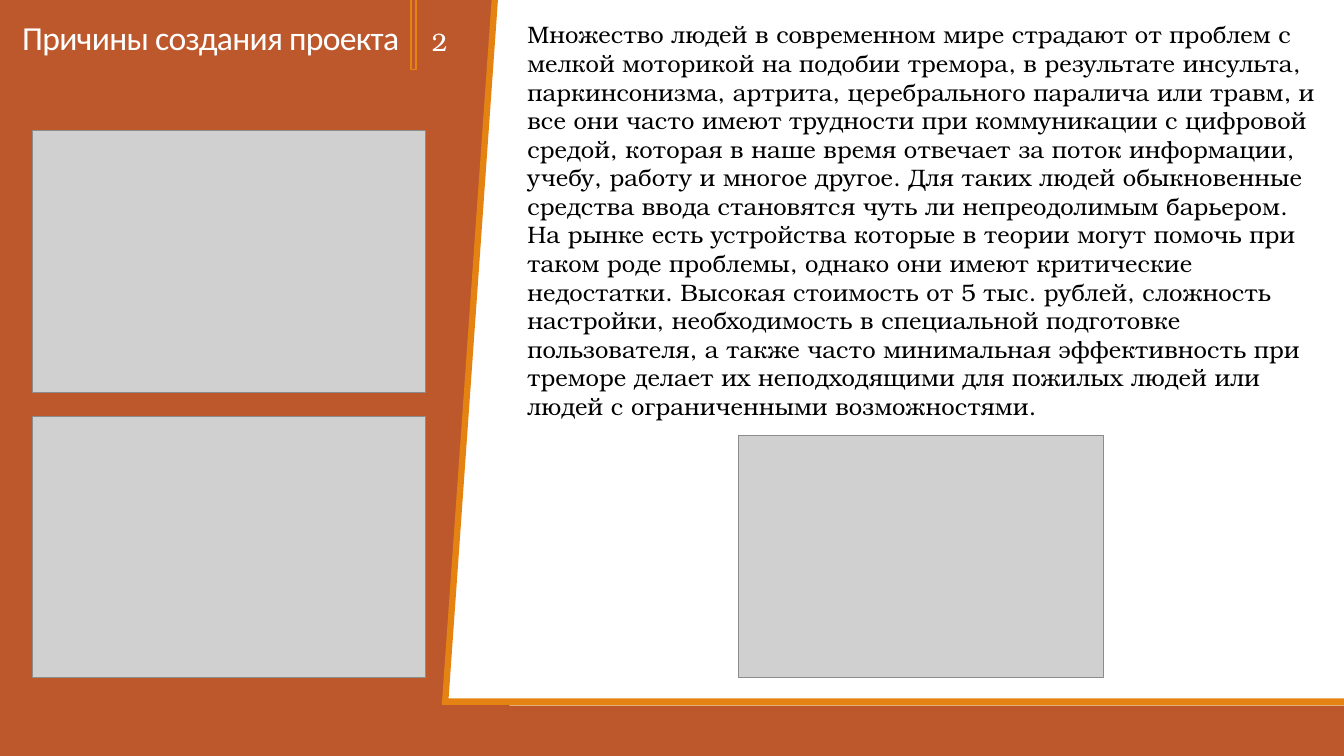
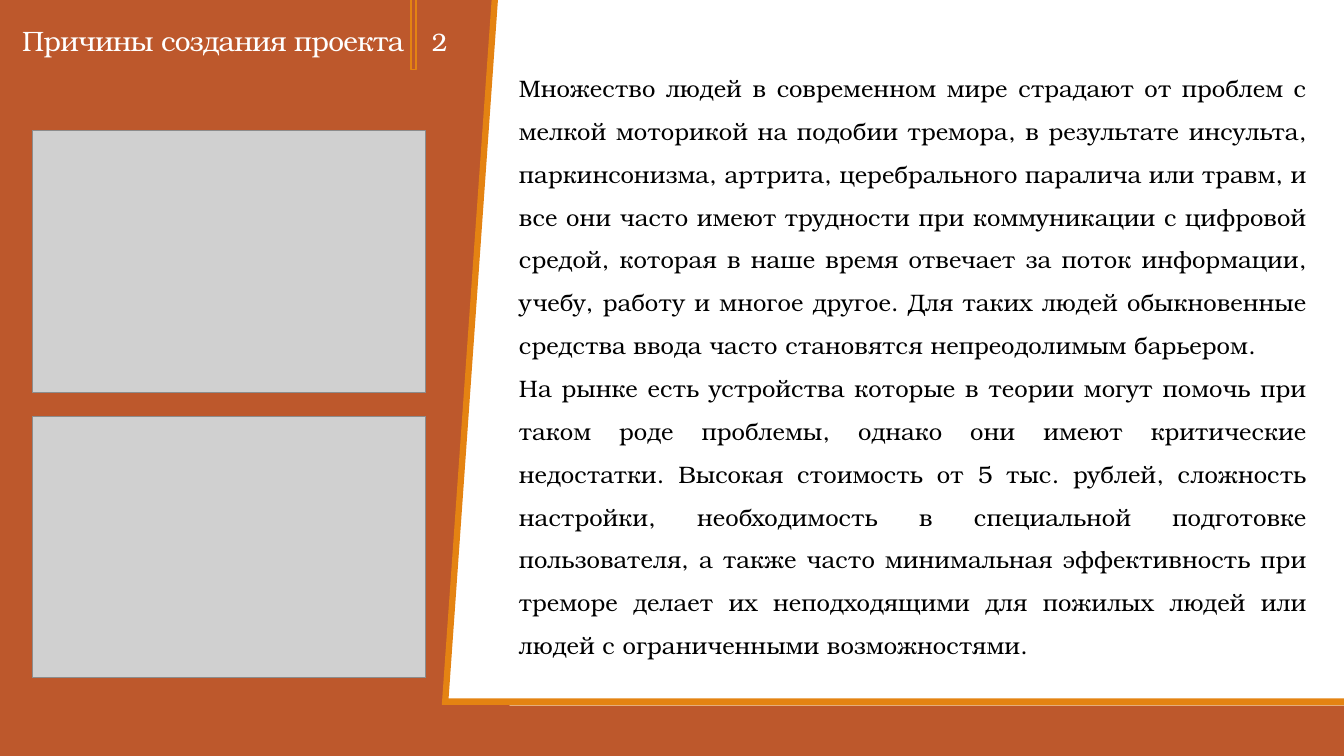
Before and after one commit to Zerocummer/Mmm-Yummers, a slide deck: slide 2 of Мышка для людей с ОВЗ/Документы/Презентация о манипуляторе.pptx. Drawn at 1344x756 pixels with LibreOffice and Linux fonts; fonts in the diff are those of the drawing; grey boxes stand for pictures. Boxes give left, top, right and bottom in pixels: in the first picture for what was removed or moved away, otherwise in the second. Text is boxed around its words. In the diff, an @@ line names an element or a change of style, - is before the commit and + after.

```diff
--- a/Мышка для людей с ОВЗ/Документы/Презентация о манипуляторе.pptx
+++ b/Мышка для людей с ОВЗ/Документы/Презентация о манипуляторе.pptx
@@ title "Причины создания проекта" at bbox=[22, 32, 404, 58]: size 24 to 20 pt, font Calibri to TeX Gyre Bonum @@
@@ text "Множество людей в современном мире ...": place and size @@
-text "Множество людей в современном мире ..." at bbox=[527, 26, 1315, 421]
+text "Множество людей в современном мире ..." at bbox=[519, 79, 1307, 660]
@@ text at bbox=[519, 79, 1307, 360]: text changed @@
-Множество людей в современном мире страдают от проблем с мелкой моторикой на подобии тремора, в результате инсульта, паркинсонизма, артрита, церебрального паралича или травм, и все они часто имеют трудности при коммуникации с цифровой средой, которая в наше время отвечает за поток информации, учебу, работу и многое другое. Для таких людей обыкновенные средства ввода становятся чуть ли непреодолимым барьером.
+Множество людей в современном мире страдают от проблем с мелкой моторикой на подобии тремора, в результате инсульта, паркинсонизма, артрита, церебрального паралича или травм, и все они часто имеют трудности при коммуникации с цифровой средой, которая в наше время отвечает за поток информации, учебу, работу и многое другое. Для таких людей обыкновенные средства ввода часто становятся непреодолимым барьером.
@@ text at bbox=[519, 380, 1307, 660]: alignment left to justified; line spacing 1 to 1.5 @@
@@ picture removed at bbox=[739, 436, 1104, 679] @@
```
Also in this commit, not shown: 4 slides added, 1 slide removed, 7 other files.
